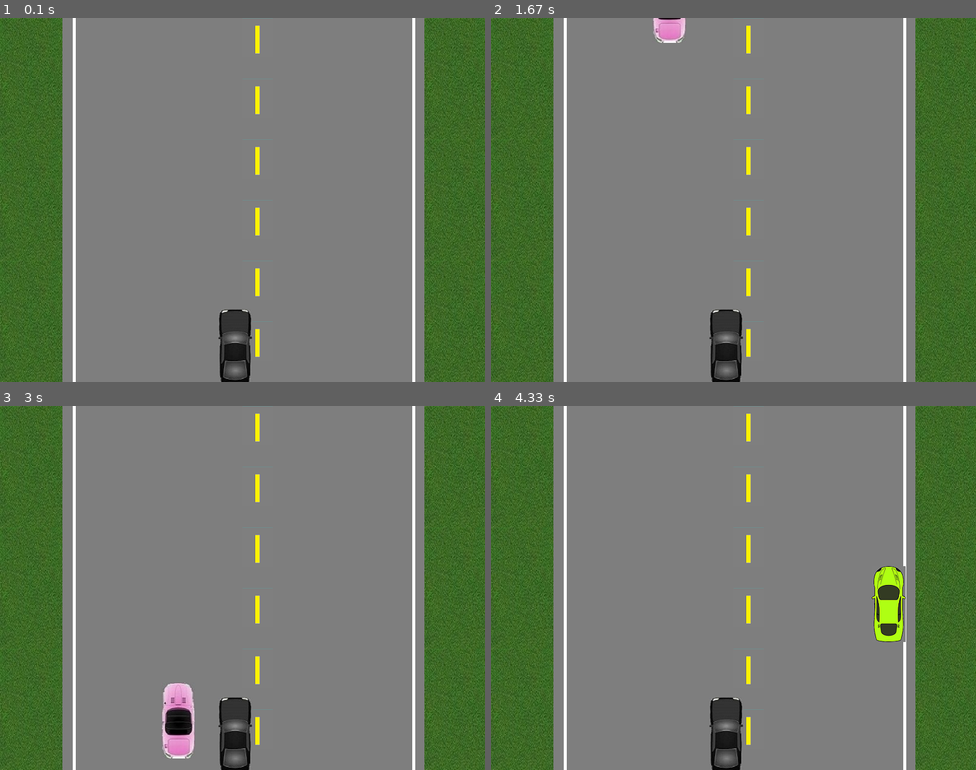
Above: before the commit, frames 1-4 (two rows, left to right).
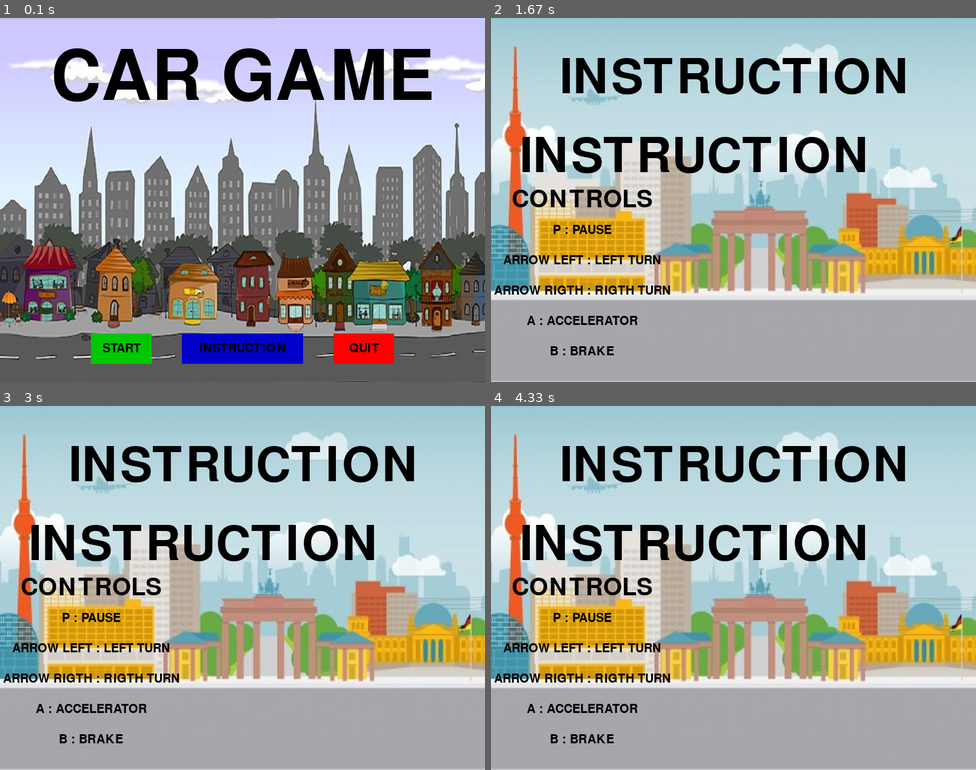
Above: after the commit, the same moments.

Repository: Skillhh/PyGame
Game: pygame game, started from 1/1.py
The game is run twice, just before and just after one commit, with the same random seed, the same clock (stepped at 60 frames per second) and the same inputs.
Inputs (mouse positions are in pixels of both pictures, inside the frame that each line leads up to):
- Up to frame 1 (0.1 s): no input
- Up to frame 2 (1.67 s): click (733, 349) at 0.88 s, where only the run after the commit has a clickable "INSTRUCTION"
- Up to frame 3 (3 s): no input
- Up to frame 4 (4.33 s): no input

The runs differ from the first frame. In frame 1, 89% of the frame differs, in the area x 0-100%, y 0-100%; in frame 2, 100%; in frame 3, 100%; in frame 4, 100%.

Commit message:
Agregando Inicio

Diff:
--- a/1/1.py
+++ b/1/1.py
@@ -9,6 +9,12 @@
 # Color de fondo
 gray = ( 126, 126, 126 )
 black = (0, 0, 0)
+red = (255, 0, 0)
+green = (0, 200, 0)
+blue = (0, 0, 200)
+bright_red = (255, 0, 0)
+bright_green = (0, 255, 0)
+bright_blue = (0 , 0, 255)
 # Tamaño de ventana
 display_width=800
 display_height=600
@@ -23,7 +29,91 @@
 backgroundpic=pygame.image.load("download12.jpg")
 yellow_strip=pygame.image.load("yellow-strip.jpg")
 strip = pygame.image.load("strip.jpg")
+intro_background = pygame.image.load("background.jpg")
+instruction_background = pygame.image.load("background2.jpg")
 car_width=56
+
+
+def intro_loop():
+	intro = True
+	while intro:
+		for event in pygame.event.get():
+			if event.type == pygame.QUIT:
+				pygame.quit()
+				quit()
+				sys.exit()
+		gamedisplays.blit(intro_background, (0 , 0))
+		largetext = pygame.font.Font('freesansbold.ttf', 115)
+		TextSurf, TextRect = text_objects("CAR GAME", largetext)
+		TextRect.center = (400, 100)
+		gamedisplays.blit(TextSurf, TextRect)
+		button("START", 150, 520, 100, 50, green, bright_green, "play")
+		button("QUIT", 550, 520, 100, 50, red, bright_red, "quit")
+		button("INSTRUCTION", 300, 520, 200, 50, blue, bright_blue, "intro")
+		pygame.display.update()
+		clock.tick(50)
+
+
+def button(msg, x, y, w, h, ic, ac, action=None):
+	mouse = pygame.mouse.get_pos()
+	click = pygame.mouse.get_pressed()
+	if x + w > mouse[0] > x and y + h > mouse[1] > y:
+		pygame.draw.rect( gamedisplays, ac, (x, y, w, h))
+		if click[0] == 1 and action != None:
+			if action == "play":
+				game_loop()
+			elif action == "quit":
+				pygame.quit()
+				quit()
+				sys.exit()
+			elif action == "intro":
+				introduction()
+			elif action == "menu":
+				intro_loop()
+	else:
+		pygame.draw.rect(gamedisplays, ic, (x, y, w, h))
+	smalltext = pygame.font.Font("freesansbold.ttf", 20)
+	textsurf, textrect = text_objects(msg, smalltext)
+	textrect.center = (( x + ( w / 2)), ( y + ( h / 2)))
+	gamedisplays.blit(textsurf, textrect)
+
+
+def introduction():
+	introduction = True
+	while introduction:
+		for event in pygame.event.get():
+			if event.type == pygame.QUIT:
+				pygame.quit()
+				quit()
+				sys.exit()
+		gamedisplays.blit(instruction_background, (0, 0))
+		largetext = pygame.font.Font('freesansbold.ttf', 80)
+		smalltext = pygame.font.Font('freesansbold.ttf', 20)
+		mediumtext = pygame.font.Font('freesansbold.ttf', 40)
+		textSurf, textRect = text_objects("This is an car game in which you need dodge the coming cars", smalltext)
+		textRect.center = ((350), (200))
+		TextSurf, TextRect = text_objects("INSTRUCTION", largetext)
+		TextRect.center = ((400), (100))
+		gamedisplays.blit(TextSurf, TextRect)
+		gamedisplays.blit(TextSurf, textRect)
+		stextSurf,stextRect = text_objects("ARROW LEFT : LEFT TURN", smalltext)
+		stextRect.center = ((150), (400))
+		hTextSurf,hTextRect = text_objects("ARROW RIGTH : RIGTH TURN", smalltext)
+		hTextRect.center = ((150), (450))
+		atextSurf,atextRect = text_objects("A : ACCELERATOR", smalltext)
+		atextRect.center = ((150), (500))
+		rtextSurf,rtextRect = text_objects("B : BRAKE", smalltext)
+		rtextRect.center = ((150), (550))
+		ptextSurf,ptextRect = text_objects("P : PAUSE", smalltext)
+		ptextRect.center = ((150), (350))
+		sTextSurf,sTextRect = text_objects("CONTROLS", mediumtext)
+		sTextRect.center = ((150), (300))
+		gamedisplays.blit(sTextSurf, sTextRect)
+		gamedisplays.blit(stextSurf, stextRect)
+		gamedisplays.blit(hTextSurf, hTextRect)
+		gamedisplays.blit(atextSurf, atextRect)
+		gamedisplays.blit(rtextSurf, rtextRect)
+		gamedisplays.blit(ptextSurf, ptextRect)
 
 
 def obstacle(obs_startx, obs_starty, obs):
@@ -43,6 +133,13 @@
 		obs_pic = pygame.image.load("car6.jpg")
 	gamedisplays.blit(obs_pic, (obs_startx, obs_starty))
 
+
+def score_system(passed, score):
+	font =  pygame.font.SysFont(None, 25)
+	text = font.render("  Passed " + str(passed), True, black)
+	score = font.render("  Score " + str(score), True, red)
+	gamedisplays.blit(text, (0, 50))
+	gamedisplays.blit(score, (0, 30))
 
 
 def text_objects(text, font):
@@ -100,6 +197,9 @@
 	obs_starty = -750
 	obs_width = 56
 	obs_height = 125
+	passed = 0
+	level = 0
+	score = 0
 
 
 	bumped=False
@@ -114,6 +214,10 @@
 				x_change = -5
 			if event.key == pygame.K_RIGHT:
 				x_change = 5
+			if event.key == pygame.K_a:
+				obstacle_speed += 2
+			if event.key == pygame.K_b:
+				obstacle_speed -=2
 		if event.type == pygame.KEYUP:
 			if event.key == pygame.K_LEFT or event.key == pygame.K_RIGHT:
 				x_change = 0
@@ -126,6 +230,8 @@
 		obstacle(obs_startx, obs_starty, obs)
 		obs_starty += obstacle_speed
 		car(x, y)
+		score_system(passed, score)
+
 
 		if x > 690 - car_width or x < 110:
 			crash()
@@ -135,6 +241,17 @@
 			obs_starty = 0 - obs_height
 			obs_startx = random.randrange( 170, (display_width - 170 ))
 			obs = random.randrange(0, 6)
+			passed = passed + 1
+			score = passed * 10
+			if int(passed) % 10 == 0:
+				level = level + 1
+				obstacle_speed + 2
+				largetext = pygame.font.Font("freesansbold.ttf", 80)
+				textsurf,textrect = text_objects("LEVEL "+str(level), largetext)
+				textrect.center=((display_width/2), (display_height/2))
+				gamedisplays.blit(textsurf, textrect)
+				pygame.display.update()
+				time.sleep(3)
 
 		if y < obs_starty + obs_height:
 			if x > obs_startx and x < obs_startx + obs_width or x + car_width > obs_startx and x + car_width < obs_startx + obs_width:
@@ -143,7 +260,7 @@
 		pygame.display.update()
 		clock.tick(60)
 
-
+intro_loop()
 game_loop()
 pygame.quit()
 quit()
Binary file added: 1/background.jpg
Binary file added: 1/background2.jpg
